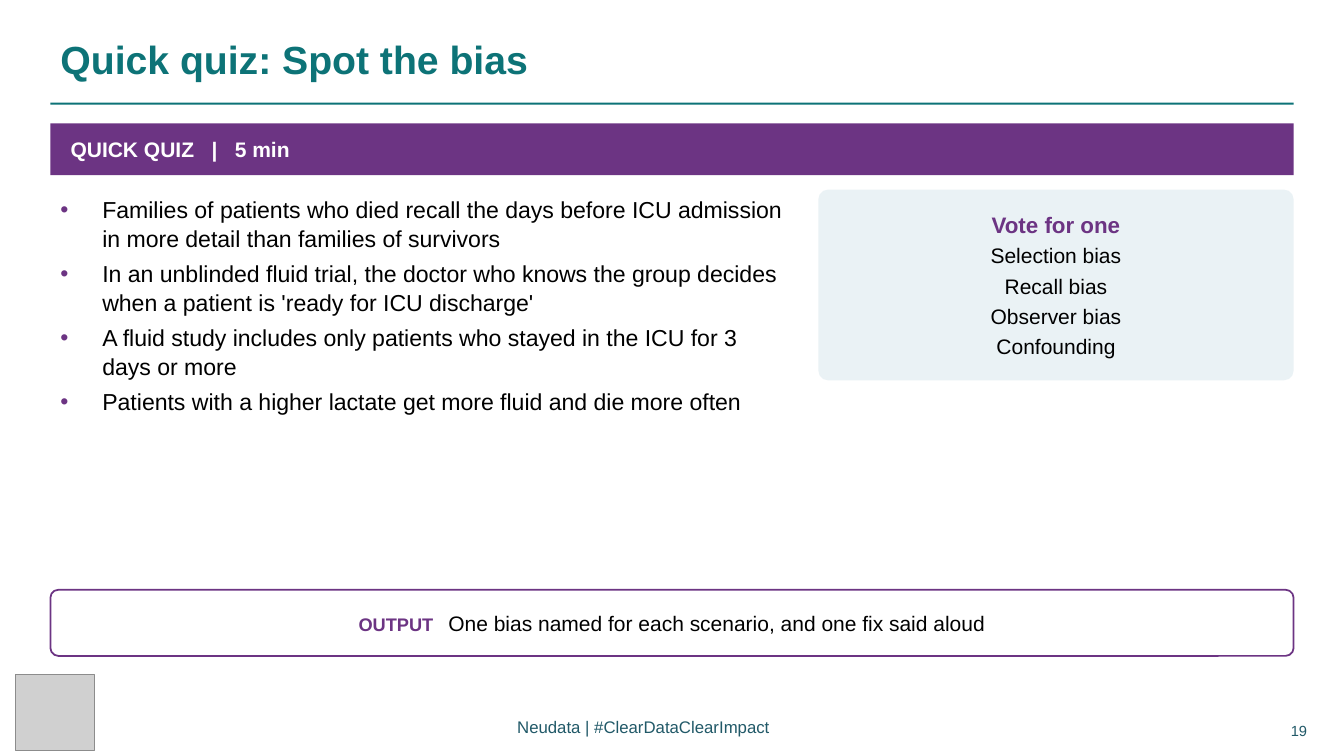
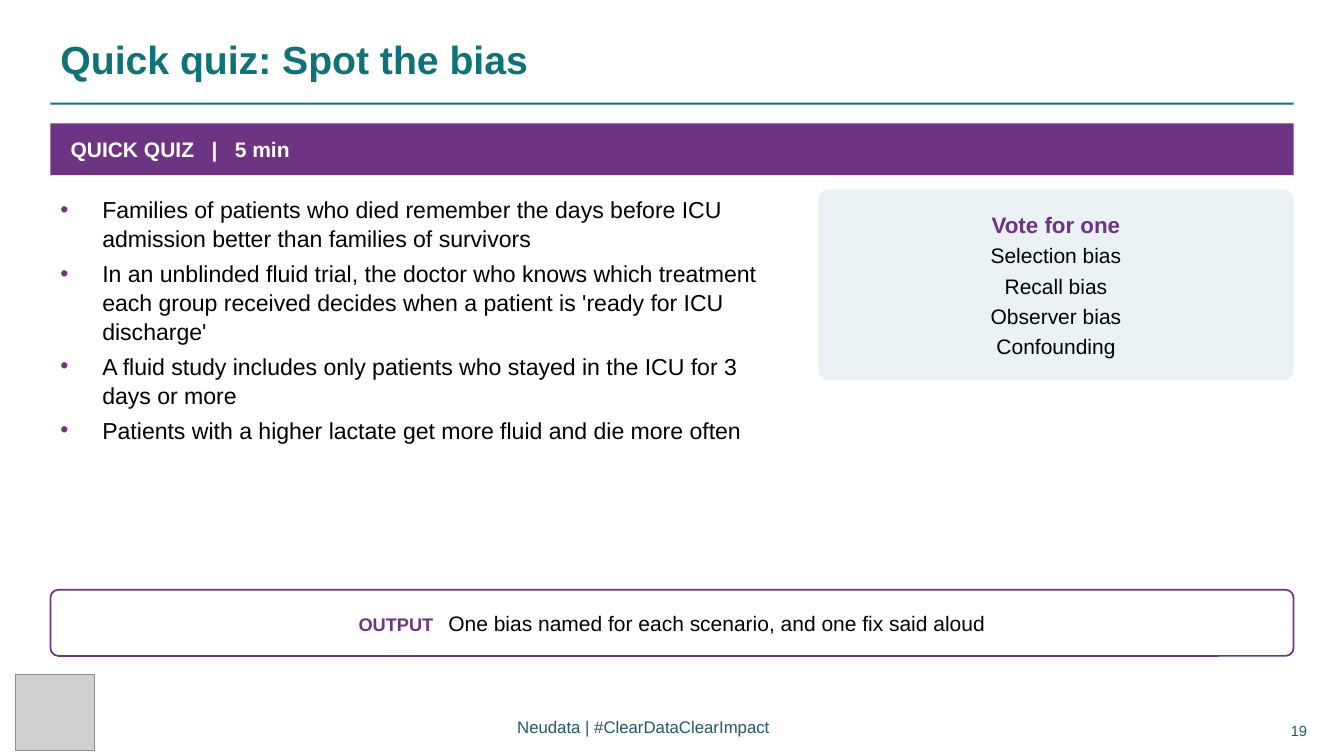
Before and after one commit to neu-data/FoundationsofClinicalResearch, a slide deck: slide 19 of en/files/slides/Session_4_EN.pptx. Drawn at 1344x756 pixels with LibreOffice and Linux fonts; fonts in the diff are those of the drawing; grey boxes stand for pictures. Boxes give left, top, right and bottom in pixels: in the first picture for what was removed or moved away, otherwise in the second. Text is boxed around its words. In the diff, an @@ line names an element or a change of style, - is before the commit and + after.

```diff
--- a/en/files/slides/Session_4_EN.pptx
+++ b/en/files/slides/Session_4_EN.pptx
@@ text at (x1=102, y1=201, x2=756, y2=345): text changed @@
-• Families of patients who died recall the days before ICU admission in more detail than families of survivors
-• In an unblinded fluid trial, the doctor who knows the group decides when a patient is 'ready for ICU discharge'
+• Families of patients who died remember the days before ICU admission better than families of survivors
+• In an unblinded fluid trial, the doctor who knows which treatment each group received decides when a patient is 'ready for ICU discharge'
```
Also in this commit, not shown: 17 other slides changed, 2 slides added, 44 other files.
